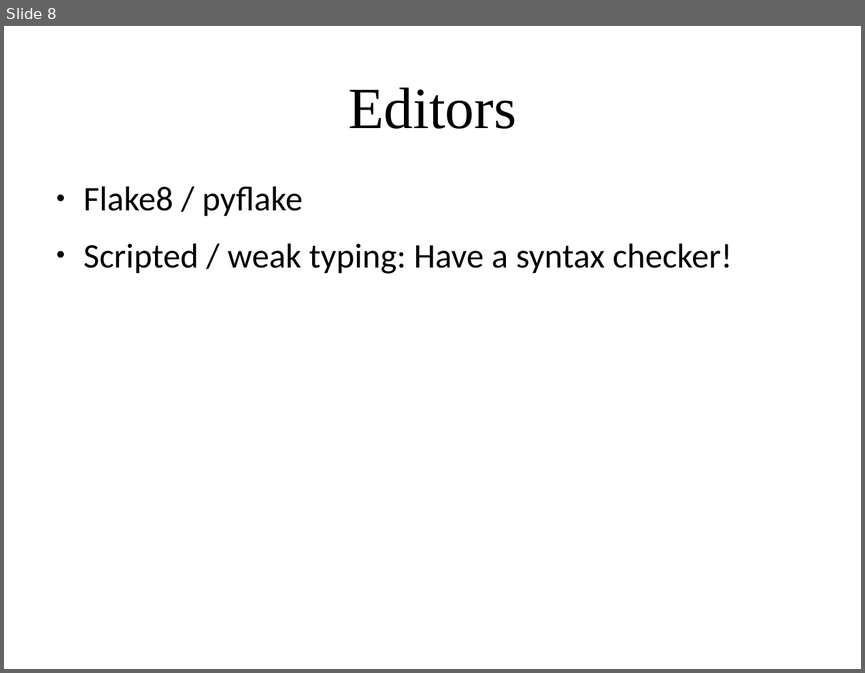
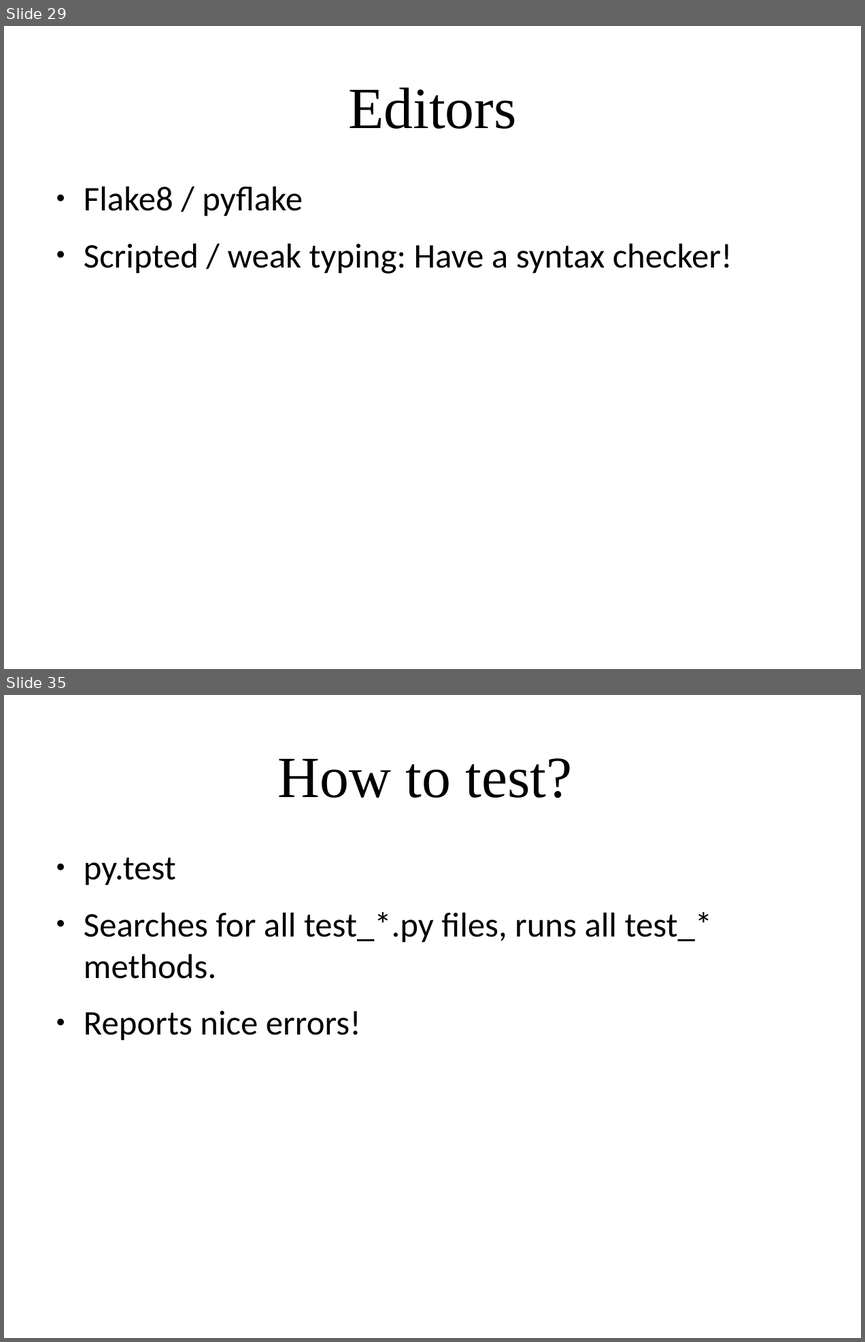
Before and after one commit to amueller/applied_ml_spring_2017, a slide deck: slides/aml-02-012317.odp. Shown one above the other, each under a label of ours: slide 8 before the commit, slides 29 and 35 after it; the slides between them are not shown. The pictures are 865x673 and 865x1342 pixels, drawn with LibreOffice and Linux fonts; fonts in the diff are those of the drawing. Boxes give left, top, right and bottom in pixels: in the first picture for what was removed or moved away, otherwise in the second. Text is boxed around its words. In the diff, an @@ line names an element or a change of style, - is before the commit and + after.

```diff
--- a/slides/aml-02-012317.odp
+++ b/slides/aml-02-012317.odp
@@ slide 35 added at [4,695,861,1338], background #FFFFFF @@
@@ title added at [278,758,572,798], 54 pt, text #000000 @@
+How to test?
@@ text added at [84,858,713,1040], 32 pt, text #000000 @@
+● py.test
+● Searches for all test_*.py files, runs all test_* methods.
+● Reports nice errors!
@@ what was slide 8 is now slide 29 @@
```
Also in this commit, not shown: 2 slides changed, 27 other slides added, 2 slides removed.
